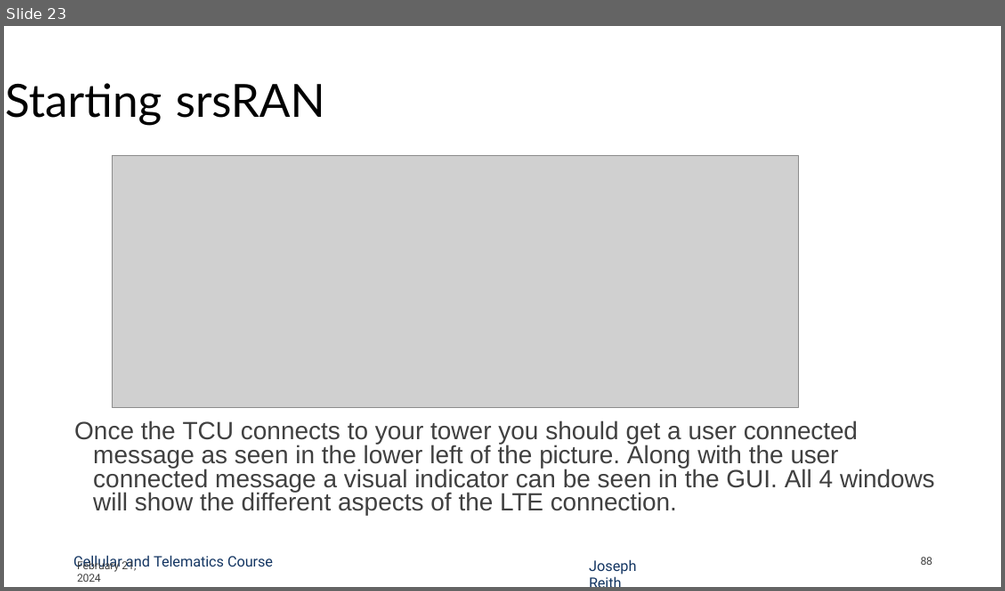
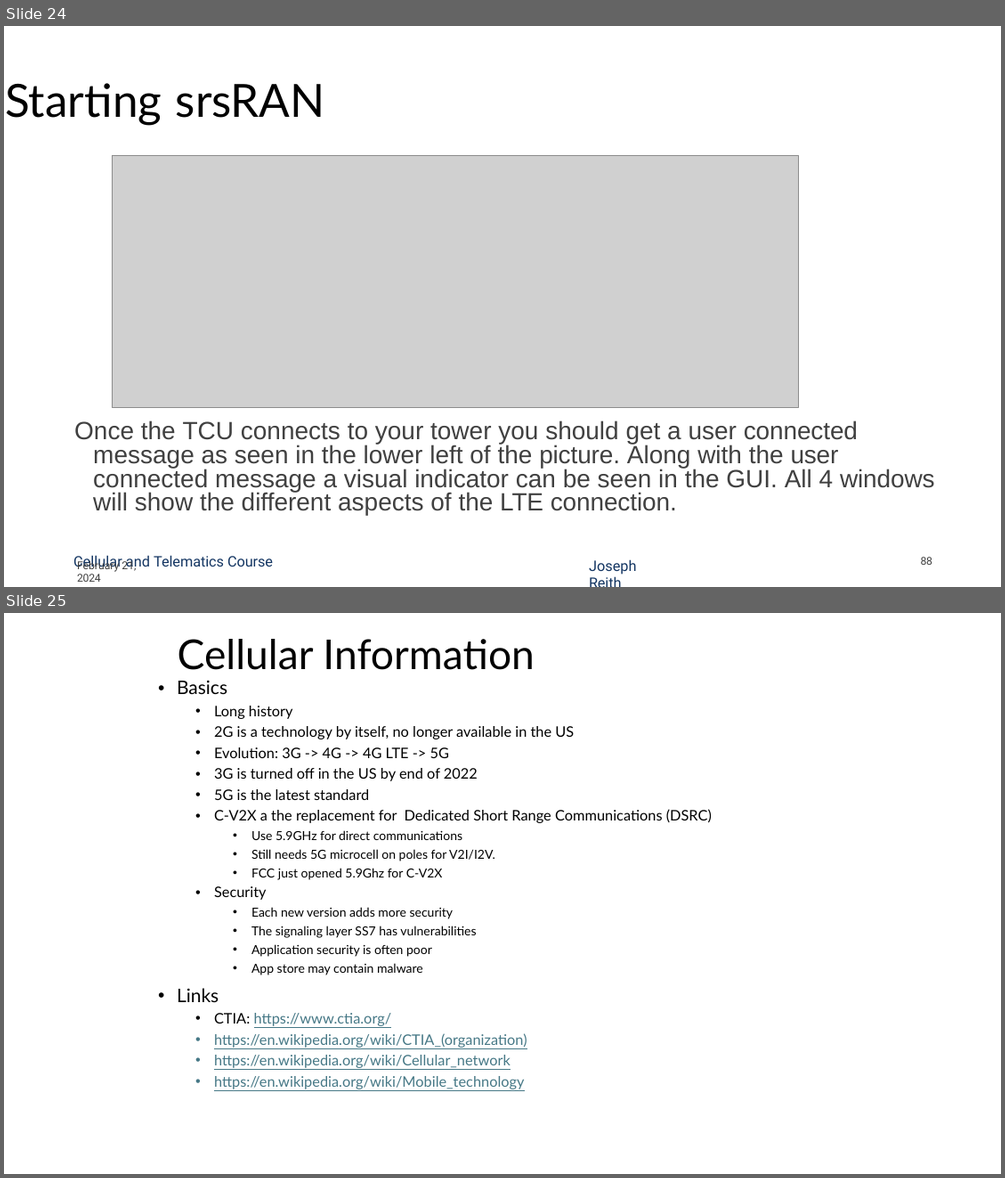
Before and after one commit to nprobert/AutoISAC-ACT-AdvWireless, a slide deck: 7 ACT AW - Cellular.pptx. Shown one above the other, each under a label of ours: slide 23 before the commit, slides 24 and 25 after it. The pictures are 1005x591 and 1005x1178 pixels, drawn with LibreOffice and Linux fonts; fonts in the diff are those of the drawing; grey boxes stand for pictures. Boxes give left, top, right and bottom in pixels: in the first picture for what was removed or moved away, otherwise in the second. Text is boxed around its words. In the diff, an @@ line names an element or a change of style, - is before the commit and + after.

Commit message:
Added more information

```diff
--- a/7 ACT AW - Cellular.pptx
+++ b/7 ACT AW - Cellular.pptx
@@ slide 25 added at (x1=4, y1=613, x2=1001, y2=1174), background #FFFFFF @@
@@ title added at (x1=178, y1=639, x2=534, y2=670), 39.6 pt, text #000000 @@
+Cellular Information
@@ text added at (x1=177, y1=680, x2=712, y2=1089), 14 pt, text #000000 @@
+• Basics
+  • Long history
+  • 2G is a technology by itself, no longer available in the US
+  • Evolution: 3G -> 4G -> 4G LTE -> 5G
+  • 3G is turned off in the US by end of 2022
+  • 5G is the latest standard
+  • C-V2X a the replacement for Dedicated Short Range Communications (DSRC)
+    • Use 5.9GHz for direct communications
+    • Still needs 5G microcell on poles for V2I/I2V.
+    • FCC just opened 5.9Ghz for C-V2X
+  • Security
+    • Each new version adds more security
+    • The signaling layer SS7 has vulnerabilities
+    • Application security is often poor
+    • App store may contain malware
+• Links
+  • CTIA: https://www.ctia.org/
+  • https://en.wikipedia.org/wiki/CTIA_(organization)
+  • https://en.wikipedia.org/wiki/Cellular_network
+  • https://en.wikipedia.org/wiki/Mobile_technology
@@ what was slide 23 is now slide 24 @@
```
Also in this commit, not shown: 5 other slides added, 12 other files.
